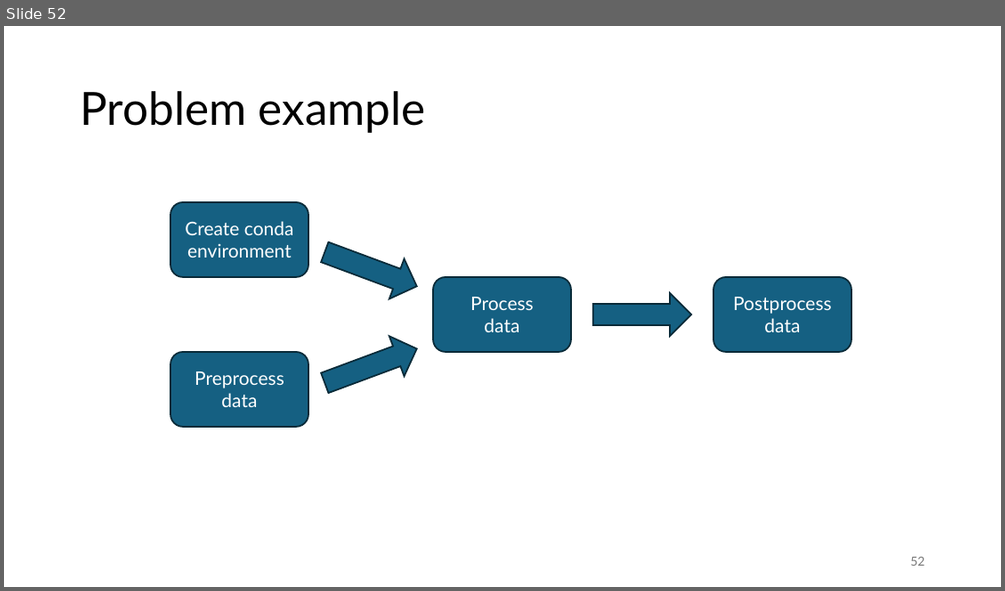
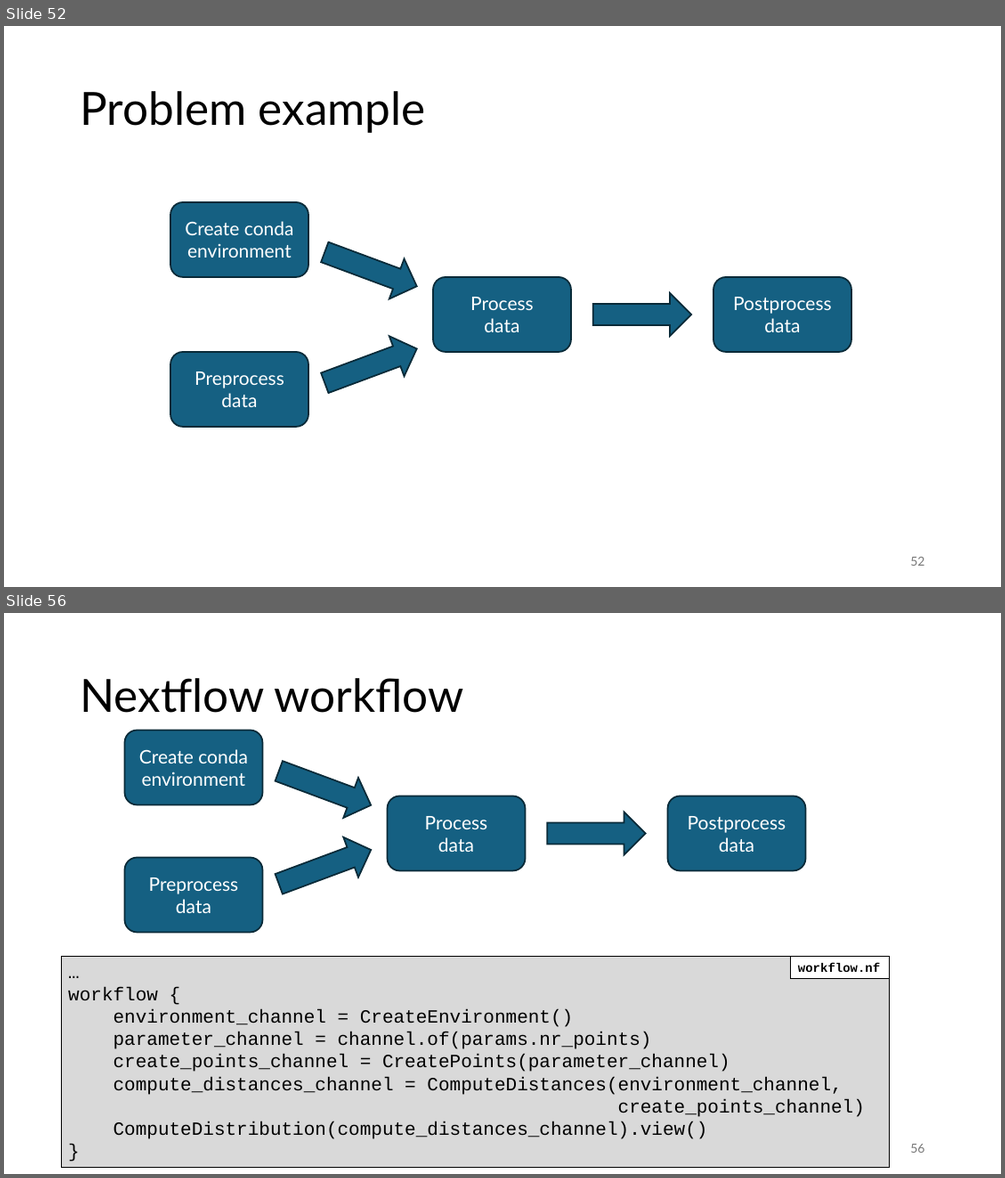
Before and after one commit to gjbex/Workflows-for-HPC, a slide deck: workflow_for_HPC.pptx. Shown one above the other, each under a label of ours: slide 52 before the commit, slides 52 and 56 after it; the slides between them are not shown. The pictures are 1005x591 and 1005x1178 pixels, drawn with LibreOffice and Linux fonts; fonts in the diff are those of the drawing. Boxes give left, top, right and bottom in pixels: in the first picture for what was removed or moved away, otherwise in the second. Text is boxed around its words. In the diff, an @@ line names an element or a change of style, - is before the commit and + after.

Commit message:
Add more slides on Nextflow

```diff
--- a/workflow_for_HPC.pptx
+++ b/workflow_for_HPC.pptx
@@ slide 56 added at (4, 613, 1001, 1174), background #FFFFFF @@
@@ title added at (80, 678, 464, 713), 44 pt, text #000000 @@
+Nextflow workflow
@@ group added at (124, 730, 807, 933): 4 rounded rectangles, 3 right arrows @@
+Create conda environment
+Preprocess
+data
+Process
+data
+Postprocess
+data
@@ rectangle added at (61, 956, 890, 1167), fill #D9D9D9, outline #000000 0.75 pt, 18 pt, text #000000 @@
+…
+workflow {
+environment_channel = CreateEnvironment()
+parameter_channel = channel.of(params.nr_points)
+create_points_channel = CreatePoints(parameter_channel)
+compute_distances_channel = ComputeDistances(environment_channel,
+create_points_channel)
+ComputeDistribution(compute_distances_channel).view()
+}
@@ rectangle added at (791, 956, 890, 978), fill #FFFFFF, outline #000000 0.75 pt, 12 pt, text #000000, bold @@
+workflow.nf
@@ page number added at (910, 1143, 924, 1152), 12 pt, text #797979 @@
+56
```
Also in this commit, not shown: 3 slides changed, 3 other slides added.
